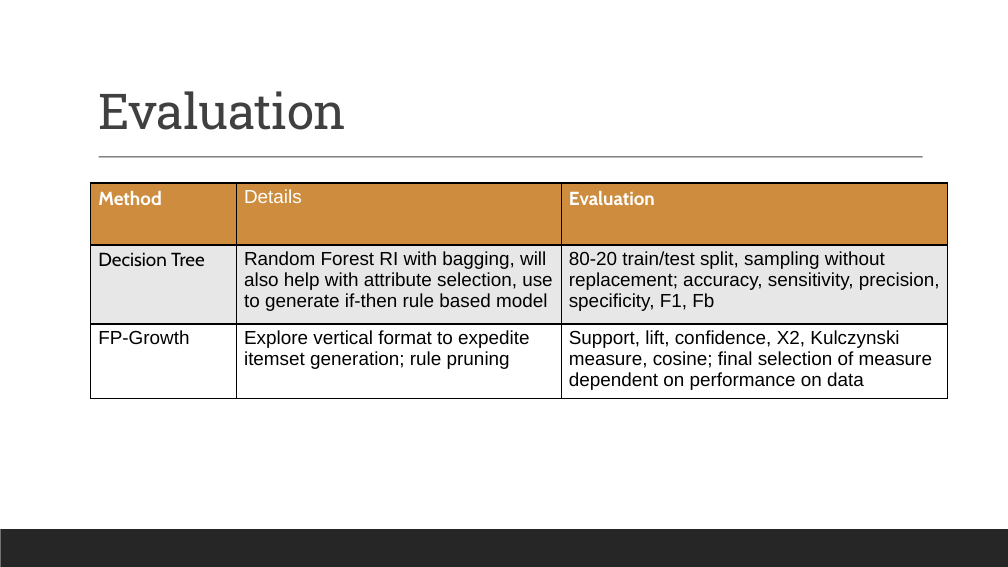
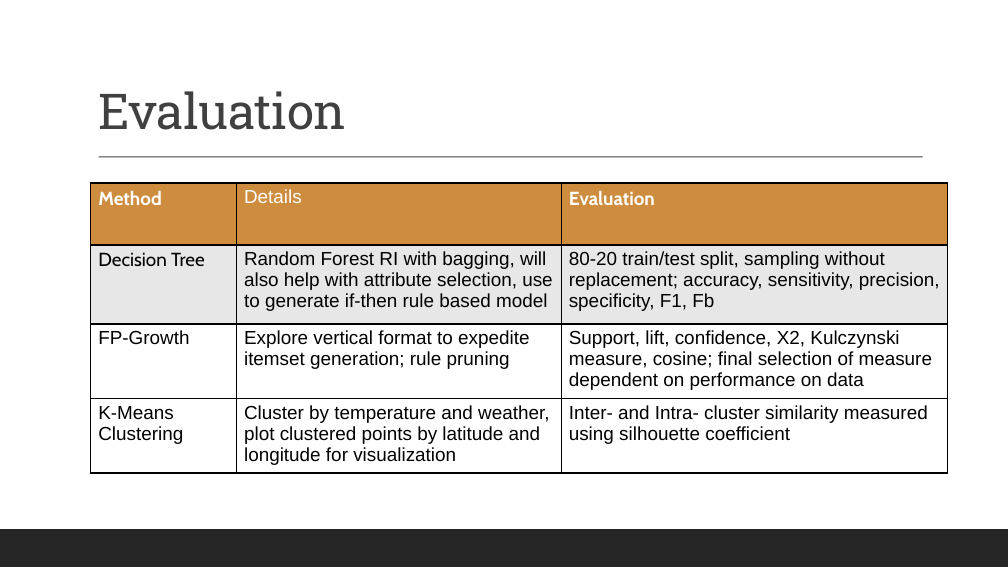
Before and after one commit to siegfrkn/csci5502-datamining-summer2022-group17, a slide deck: slide 6 of Group17_AnalysisOfTheEffectsOfRegulationOnRailroadSafety_Part6.pptx. Drawn at 1008x567 pixels with LibreOffice and Linux fonts; fonts in the diff are those of the drawing. Boxes give left, top, right and bottom in pixels: in the first picture for what was removed or moved away, otherwise in the second. Text is boxed around its words. In the diff, an @@ line names an element or a change of style, - is before the commit and + after.

```diff
--- a/Group17_AnalysisOfTheEffectsOfRegulationOnRailroadSafety_Part6.pptx
+++ b/Group17_AnalysisOfTheEffectsOfRegulationOnRailroadSafety_Part6.pptx
@@ table at (91, 183, 948, 469) @@
+row 4: K-Means Clustering | Cluster by temperature and weather, plot clustered points by latitude and longitude for visualization | Inter- and Intra- cluster similarity measured using silhouette coefficient
```
Also in this commit, not shown: 3 other slides changed, 4 slides added.
